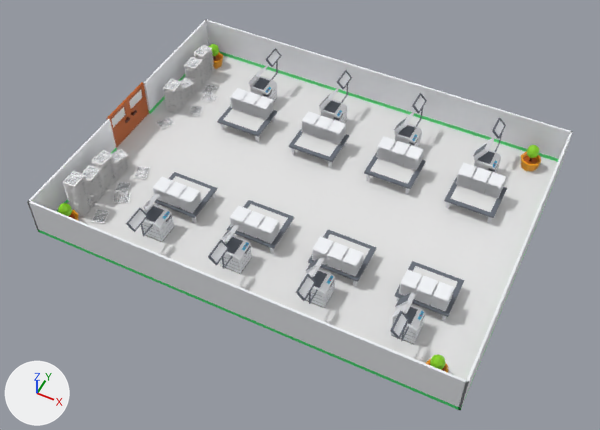
An edit to the FBX model Assets/Models/01_Environment/2_PhotocopyRoom.fbx, drawn before and after from the same camera.
Rendered twice from a 50 mm camera at (41.5, -36.6, 28.5) aimed at (30.1, -13.8, 0.0). The lights are fixed; the arrows at lower left show +X, +Y and +Z. Where no turn or scale is listed for an object, it has been applied to the vertices. Vertices at the same position are counted once.

Objects in the first picture: '0_InnerGround.003', '0_PhotocopyMachine.001', '0_PhotocopyMachine.002', '0_PhotocopyMachine.003', '0_PhotocopyMachine.004', '0_PhotocopyMachine.005', '0_PhotocopyMachine.006', '0_PhotocopyMachine.007', '0_PhotocopyMachine.010', '1_AssistTeacher', 'Cube.057', 'Cube.058', 'Cube.060', 'Cube.061', 'Cube.062', 'Cube.063', 'Cube.064', 'Cube.065'.
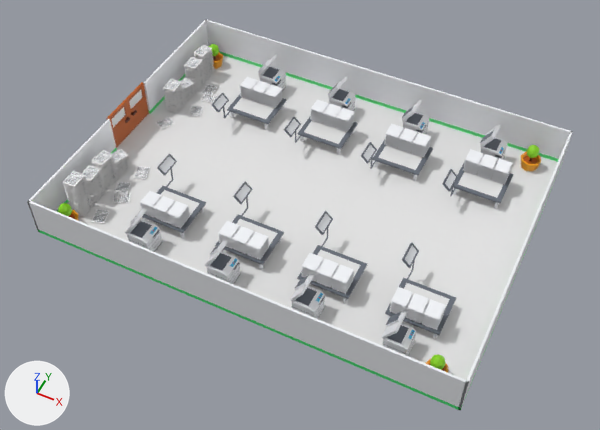
Boxes (x1, y1, x2, y2) around the edits, measured in the pictures (600 x 430 px):
'Cube.062', reshaped, moved (12% wider): before (444, 177, 507, 223); after (442, 161, 513, 209)
'Cube.057', reshaped, moved (59% taller): before (394, 261, 464, 321); after (385, 243, 456, 339)
'Cube.063', reshaped, moved (16% wider): before (364, 152, 426, 195); after (361, 140, 433, 181)
'Cube.058', reshaped, moved (63% taller): before (308, 230, 376, 286); after (297, 211, 367, 303)
'Cube.064', reshaped, moved (23% wider): before (289, 129, 349, 168); after (284, 117, 358, 155)
'Cube.060', reshaped, moved (64% taller): before (227, 200, 294, 254); after (215, 181, 284, 270)
'Cube.061', reshaped, moved (63% taller): before (154, 172, 217, 223); after (142, 154, 206, 238)
'Cube.065', reshaped, moved (23% wider): before (217, 106, 277, 142); after (212, 93, 286, 130)
'0_PhotocopyMachine.004', reshaped, moved: before (126, 194, 174, 242); after (125, 209, 162, 252)
'0_PhotocopyMachine.010', reshaped, moved: before (390, 293, 425, 344); after (382, 311, 416, 356)
'0_PhotocopyMachine.001', reshaped, moved: before (296, 257, 335, 308); after (290, 275, 325, 319)
'0_PhotocopyMachine.002', reshaped, moved: before (208, 224, 252, 274); after (205, 241, 240, 284)
'0_PhotocopyMachine.003', moved: before (473, 118, 506, 177); after (480, 124, 508, 162)
'0_PhotocopyMachine.007', moved: before (249, 48, 282, 102); after (258, 55, 286, 91)
'0_PhotocopyMachine.005', moved: before (394, 93, 427, 148); after (402, 100, 429, 135)
'0_PhotocopyMachine.006', moved: before (319, 70, 352, 123); after (327, 77, 355, 111)
'Plane.024', moved: before (431, 281, 454, 311); after (422, 299, 446, 330)
'Plane.008', moved: before (342, 248, 364, 276); after (332, 264, 354, 294)
'Plane.025', moved: before (258, 216, 280, 244); after (247, 232, 269, 260)
'Plane.023', moved: before (415, 275, 438, 305); after (406, 293, 429, 323)
'Plane.028', moved: before (179, 186, 202, 213); after (167, 201, 190, 228)
'Plane.011', moved: before (399, 269, 422, 296); after (390, 287, 413, 314)
'Plane.007', moved: before (327, 242, 349, 270); after (316, 259, 339, 287)
'Plane.005', moved: before (312, 236, 334, 265); after (301, 253, 323, 281)
'Plane.010', moved: before (244, 211, 265, 238); after (232, 226, 254, 254)
'Plane.009', moved: before (229, 205, 251, 233); after (218, 221, 240, 249)
'Plane.027', moved: before (166, 182, 187, 208); after (153, 196, 175, 223)
'Plane.026', moved: before (152, 177, 174, 203); after (140, 191, 162, 218)
'Plane.048', moved: before (327, 120, 346, 144); after (336, 108, 355, 132)
'Plane.042', moved: before (485, 172, 506, 198); after (492, 158, 512, 184)
'Plane.045', moved: before (404, 145, 424, 171); after (411, 133, 431, 157)
'Plane.041', moved: before (470, 167, 491, 193); after (477, 154, 498, 179)
'Plane.051', moved: before (255, 96, 273, 120); after (264, 85, 283, 108)
'Plane.040', moved: before (456, 163, 476, 188); after (463, 149, 484, 175)
'Plane.044', moved: before (390, 141, 410, 166); after (398, 128, 417, 153)
'Plane.043', moved: before (376, 136, 396, 161); after (384, 124, 404, 148)
'Plane.047', moved: before (314, 116, 333, 140); after (323, 104, 342, 128)
'Plane.046', moved: before (301, 111, 320, 136); after (310, 99, 329, 123)
'Plane.050', moved: before (242, 92, 261, 116); after (252, 81, 270, 104)
'Plane.049', moved: before (230, 88, 249, 111); after (240, 77, 258, 100)
part 1 of me_cube_052, added: after (223, 107, 456, 196)
part 2 of me_cube_052, added: after (212, 93, 458, 191)
part 3 of me_cube_047, added: after (166, 168, 415, 279)
part 4 of me_cube_047, added: after (157, 154, 419, 268)
part 5 of me_cube_010, deleted: before (126, 208, 409, 339)
part 6 of me_cube_010, deleted: before (141, 224, 409, 341)

What the commit changed:
me_cube_047 is used by ob_cube_057; parent ob_0_photocopymachine_010; location (0.0, 0.0, 0.0).
me_cube_047 had 48 vertices, 34 faces and spanned x -1.17..1.17, y 1.0..3.0, z 0.0..0.6.
me_cube_047 now has 80 vertices, 61 faces and spans x -1.38..1.17, y 1.0..4.07, z 0.0..1.68.
me_cube_047 part 3: a new loose piece of 16 vertices spanning x -1.02..-0.97, y 3.0..3.6, z 0.53..1.32, in mat_0_base (picture img_0_palette_png).
me_cube_047 part 4: a new loose piece of 16 vertices spanning x -1.38..-0.96, y 3.07..4.07, z 1.26..1.68, in mat_0_base (picture img_0_palette_png).
me_cube_010 has 142 vertices, 124 faces and spans x -0.79..0.35, y -1.72..0.48, z 0.0..2.18.
me_cube_010 is used by ob_0_photocopymachine_001; location (33.0, -17.5, 0.0).
me_cube_010 part 5: the loose piece of 16 vertices spanning x -0.38..0.04, y -1.72..-0.72, z 1.76..2.18 is deleted.
me_cube_010 part 6: the loose piece of 16 vertices spanning x -0.02..0.03, y -1.25..-0.45, z 1.02..1.82 is deleted.
me_cube_052 is used by ob_cube_065; parent ob_0_photocopymachine_007; location (0.0, 0.0, 0.0).
me_cube_052 had 48 vertices, 34 faces and spanned x -1.17..1.17, y 1.0..3.0, z 0.0..0.6.
me_cube_052 now has 80 vertices, 61 faces and spans x -1.38..1.17, y 1.0..4.07, z 0.0..1.68.
me_cube_052 part 1: a new loose piece of 16 vertices spanning x -1.02..-0.97, y 3.0..3.6, z 0.53..1.32, in mat_0_base (picture img_0_palette_png).
me_cube_052 part 2: a new loose piece of 16 vertices spanning x -1.38..-0.96, y 3.07..4.07, z 1.26..1.68, in mat_0_base (picture img_0_palette_png).
Object '0_PhotocopyMachine.005' (ob_0_photocopymachine_005) moves from (33.0, -7.5, 0.0) to (33.0, -6.5, 0.0).
Object '0_PhotocopyMachine.001' (ob_0_photocopymachine_001) moves from (33.0, -17.5, 0.0) to (33.0, -18.5, 0.0).
Object '0_PhotocopyMachine.002' (ob_0_photocopymachine_002) moves from (29.0, -17.5, 0.0) to (29.0, -18.5, 0.0).
Object '0_PhotocopyMachine.003' (ob_0_photocopymachine_003) moves from (37.0, -7.5, 0.0) to (37.0, -6.5, 0.0).
Object '0_PhotocopyMachine.010' (ob_0_photocopymachine_010) moves from (37.0, -17.5, 0.0) to (37.0, -18.5, 0.0).
Object '0_PhotocopyMachine.006' (ob_0_photocopymachine_006) moves from (29.0, -7.5, 0.0) to (29.0, -6.5, 0.0).
Object '0_PhotocopyMachine.004' (ob_0_photocopymachine_004) moves from (25.0, -17.5, 0.0) to (25.0, -18.5, 0.0).
Object '0_PhotocopyMachine.007' (ob_0_photocopymachine_007) moves from (25.0, -7.5, 0.0) to (25.0, -6.5, 0.0).
